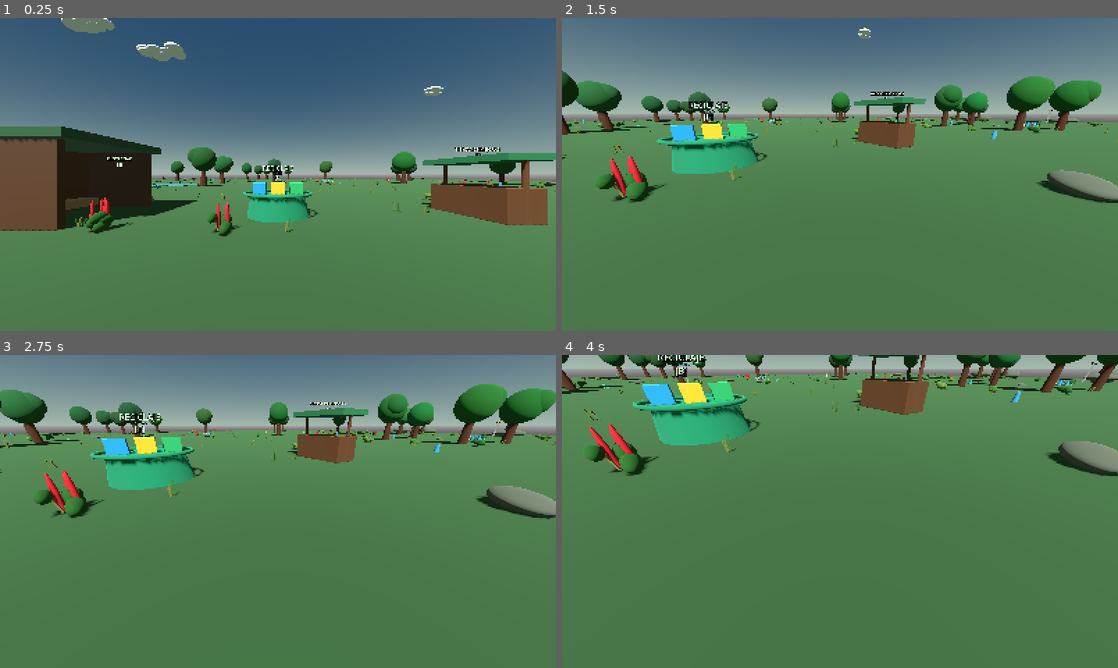
Above: before the commit, frames 1-4 (two rows, left to right).
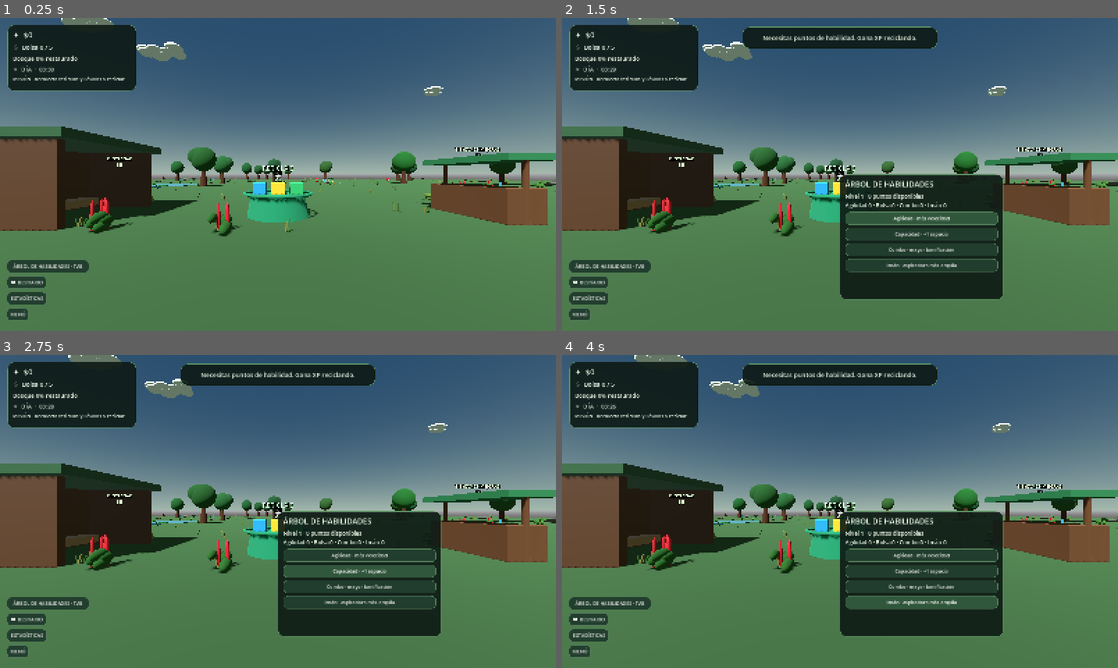
Above: after the commit, the same moments.

Repository: Tomardosama/verdevivo
Game: Godot game, scene res://scenes/main/main.tscn
Same seed, same stepped clock (60 frames per second), same inputs: the game is played once before the commit and once after it.
Inputs (mouse positions are in pixels of both pictures, inside the frame that each line leads up to):
- Up to frame 1 (0.25 s): no input
- Up to frame 2 (1.5 s): click (612, 265) at 0.5 s, where only the run after the commit has a clickable "ÁRBOL DE HABILIDADES · TAB"; click (923, 218) at 1.25 s, where only the run after the commit has a clickable "Agilidad · más velocidad"
- Up to frame 3 (2.75 s): click (361, 570) at 2 s, where only the run after the commit has a clickable "Capacidad · +1 espacio"
- Up to frame 4 (4 s): click (923, 586) at 2.75 s, where only the run after the commit has a clickable "Combo · mayor bonificación"; click (923, 602) at 3.5 s, where only the run after the commit has a clickable "Imán · aspiradora más amplia"

The runs differ from the first frame. In frame 1, 6.0% of the frame differs, in the area x 1-51%, y 2-97%; in frame 2, 69%; in frame 3, 70%, in the area x 0-100%, y 0-97%; in frame 4, 70%.
Error before the commit: Parse Error: Value of type "CenterContainer" cannot be assigned to a variable of type "PanelContainer". (res://scripts/ui/hud.gd:87)

Commit message:
Fix shop container type in HUD

Diff:
--- a/scripts/ui/hud.gd
+++ b/scripts/ui/hud.gd
@@ -23,7 +23,7 @@
 var bestiary_list: VBoxContainer
 var stats_panel: PanelContainer
 var menu_panel: PanelContainer
-var shop_panel: PanelContainer
+var shop_panel: Control
 var shop_open: bool = false
 var skill_panel: PanelContainer
 var skill_status_label: Label
